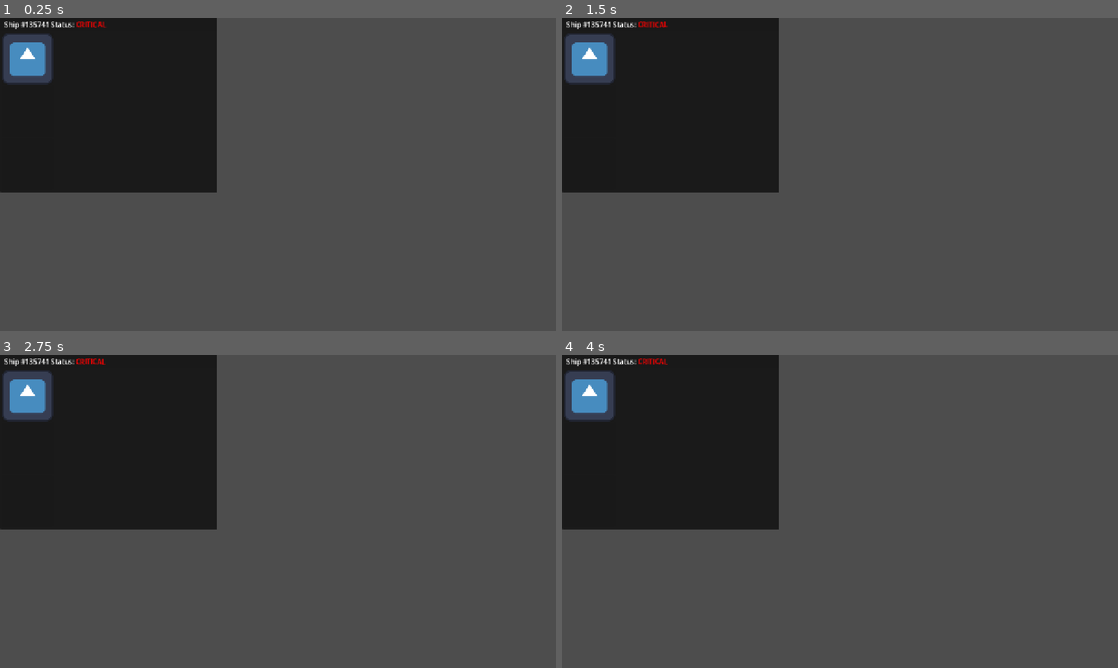
Above: before the commit, frames 1-4 (two rows, left to right).
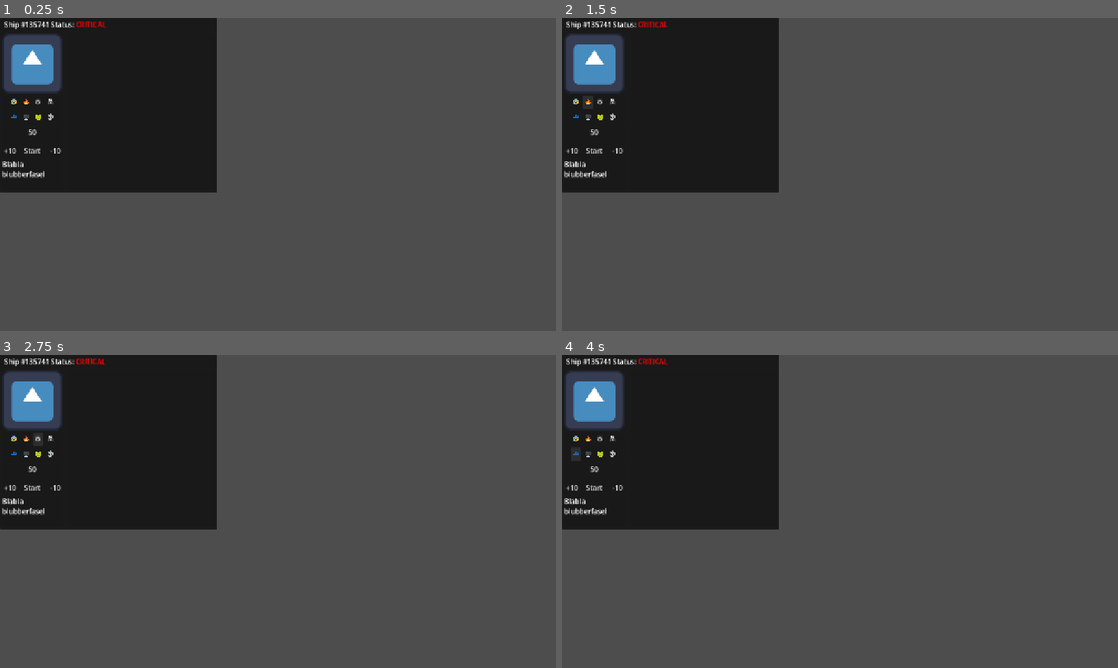
Above: after the commit, the same moments.

Repository: MisterIXI/godot-wildjam-98
Game: Godot game, scene res://scenes/window/window_test.tscn
The game is run twice, just before and just after one commit, with the same random seed, the same clock (stepped at 60 frames per second) and the same inputs. The project has no main scene, so this scene is started directly. The engine's default icon, where the game draws it, is replaced by a stand-in: a white triangle on a blue panel in a dark square.
Inputs (mouse positions are in pixels of both pictures, inside the frame that each line leads up to):
- Up to frame 1 (0.25 s): no input
- Up to frame 2 (1.5 s): click (573, 102) at 0.5 s, where only the run after the commit has a clickable "😰"; click (589, 102) at 1.25 s, where only the run after the commit has a clickable "🔥"
- Up to frame 3 (2.75 s): click (38, 439) at 2 s, where only the run after the commit has a clickable "⚙️"
- Up to frame 4 (4 s): click (612, 439) at 2.75 s, where only the run after the commit has a clickable "📠"; click (573, 455) at 3.5 s, where only the run after the commit has a clickable "💤"

The runs differ from the first frame. In frame 1, 1.5% of the frame differs, in the area x 0-11%, y 4-52%; in frame 2, 1.5%; in frame 3, 1.5%; in frame 4, 1.5%.

Commit message:
window base finished

Diff:
--- a/space-ship-support/scenes/window/window.tscn
+++ b/space-ship-support/scenes/window/window.tscn
@@ -24,20 +24,23 @@
 theme_override_constants/margin_right = 33
 theme_override_constants/margin_bottom = 3
 
-[node name="RichTextLabel" type="RichTextLabel" parent="TitleBar/MarginContainer" unique_id=357688698]
+[node name="TitleLabel" type="RichTextLabel" parent="TitleBar/MarginContainer" unique_id=357688698]
 layout_mode = 2
+mouse_filter = 1
 bbcode_enabled = true
 text = "Ship #135741 Status: [shake][color=red]CRITICAL[/color][/shake]"
 vertical_alignment = 1
 
 [node name="ContentMarginContainer" type="MarginContainer" parent="." unique_id=688489001]
 layout_mode = 1
-anchors_preset = 15
-anchor_right = 1.0
-anchor_bottom = 1.0
+anchors_preset = 5
+anchor_left = 0.5
+anchor_right = 0.5
+offset_left = -250.0
 offset_top = 30.0
+offset_right = 250.0
+offset_bottom = 400.0
 grow_horizontal = 2
-grow_vertical = 2
 
 [node name="HBoxContainer" type="HBoxContainer" parent="ContentMarginContainer" unique_id=325412495]
 layout_mode = 2
@@ -56,8 +59,9 @@
 [node name="CharacterPanel" type="PanelContainer" parent="ContentMarginContainer/HBoxContainer/InfoMarginContainer/InfoVBox" unique_id=2022405636]
 layout_mode = 2
 size_flags_vertical = 3
+size_flags_stretch_ratio = 2.0
 
-[node name="TextureRect" type="TextureRect" parent="ContentMarginContainer/HBoxContainer/InfoMarginContainer/InfoVBox/CharacterPanel" unique_id=1499784406]
+[node name="CharacterTexRect" type="TextureRect" parent="ContentMarginContainer/HBoxContainer/InfoMarginContainer/InfoVBox/CharacterPanel" unique_id=1499784406]
 layout_mode = 2
 texture = ExtResource("2_0osky")
 expand_mode = 2
@@ -66,12 +70,79 @@
 layout_mode = 2
 size_flags_vertical = 3
 
+[node name="GridContainer" type="GridContainer" parent="ContentMarginContainer/HBoxContainer/InfoMarginContainer/InfoVBox/DiagnosePanel" unique_id=603550398]
+layout_mode = 2
+size_flags_horizontal = 4
+columns = 4
+
+[node name="Button" type="Button" parent="ContentMarginContainer/HBoxContainer/InfoMarginContainer/InfoVBox/DiagnosePanel/GridContainer" unique_id=280462281]
+layout_mode = 2
+text = "😰"
+
+[node name="Button2" type="Button" parent="ContentMarginContainer/HBoxContainer/InfoMarginContainer/InfoVBox/DiagnosePanel/GridContainer" unique_id=2063615105]
+layout_mode = 2
+text = "🔥"
+
+[node name="Button3" type="Button" parent="ContentMarginContainer/HBoxContainer/InfoMarginContainer/InfoVBox/DiagnosePanel/GridContainer" unique_id=1324047331]
+layout_mode = 2
+text = "⚙️"
+
+[node name="Button4" type="Button" parent="ContentMarginContainer/HBoxContainer/InfoMarginContainer/InfoVBox/DiagnosePanel/GridContainer" unique_id=1854123135]
+layout_mode = 2
+text = "📠"
+
+[node name="Button5" type="Button" parent="ContentMarginContainer/HBoxContainer/InfoMarginContainer/InfoVBox/DiagnosePanel/GridContainer" unique_id=1173972872]
+layout_mode = 2
+text = "💤"
+
+[node name="Button6" type="Button" parent="ContentMarginContainer/HBoxContainer/InfoMarginContainer/InfoVBox/DiagnosePanel/GridContainer" unique_id=1396900626]
+layout_mode = 2
+text = "🖥️"
+
+[node name="Button7" type="Button" parent="ContentMarginContainer/HBoxContainer/InfoMarginContainer/InfoVBox/DiagnosePanel/GridContainer" unique_id=1343560927]
+layout_mode = 2
+text = "🐸"
+
+[node name="Button8" type="Button" parent="ContentMarginContainer/HBoxContainer/InfoMarginContainer/InfoVBox/DiagnosePanel/GridContainer" unique_id=1518309448]
+layout_mode = 2
+text = "👽"
+
+[node name="TimerPanel" type="PanelContainer" parent="ContentMarginContainer/HBoxContainer/InfoMarginContainer/InfoVBox" unique_id=1397449733]
+layout_mode = 2
+size_flags_vertical = 3
+
+[node name="TimeLeftLabel" type="Label" parent="ContentMarginContainer/HBoxContainer/InfoMarginContainer/InfoVBox/TimerPanel" unique_id=750560163]
+layout_mode = 2
+size_flags_horizontal = 4
+size_flags_vertical = 0
+size_flags_stretch_ratio = 3.0
+text = "50"
+
+[node name="TimerPlusButton" type="Button" parent="ContentMarginContainer/HBoxContainer/InfoMarginContainer/InfoVBox/TimerPanel" unique_id=259324543]
+layout_mode = 2
+size_flags_horizontal = 0
+size_flags_vertical = 8
+text = "+10"
+
+[node name="TimerPlayButton" type="Button" parent="ContentMarginContainer/HBoxContainer/InfoMarginContainer/InfoVBox/TimerPanel" unique_id=696707360]
+layout_mode = 2
+size_flags_horizontal = 4
+size_flags_vertical = 8
+text = "Start"
+
+[node name="TimerMinusButton" type="Button" parent="ContentMarginContainer/HBoxContainer/InfoMarginContainer/InfoVBox/TimerPanel" unique_id=29186565]
+layout_mode = 2
+size_flags_horizontal = 8
+size_flags_vertical = 8
+text = "-10"
+
 [node name="StatusPanel" type="PanelContainer" parent="ContentMarginContainer/HBoxContainer/InfoMarginContainer/InfoVBox" unique_id=599029278]
 layout_mode = 2
 size_flags_vertical = 3
 
 [node name="RichTextLabel" type="RichTextLabel" parent="ContentMarginContainer/HBoxContainer/InfoMarginContainer/InfoVBox/StatusPanel" unique_id=610134437]
 layout_mode = 2
+text = "Blabla blubberfasel"
 
 [node name="ModuleMarginContainer" type="MarginContainer" parent="ContentMarginContainer/HBoxContainer" unique_id=1476517635]
 layout_mode = 2
@@ -82,7 +153,10 @@
 theme_override_constants/margin_right = 5
 theme_override_constants/margin_bottom = 5
 
-[node name="ModuleGridContainer" type="GridContainer" parent="ContentMarginContainer/HBoxContainer/ModuleMarginContainer" unique_id=745455346]
+[node name="PanelContainer" type="PanelContainer" parent="ContentMarginContainer/HBoxContainer/ModuleMarginContainer" unique_id=861031286]
+layout_mode = 2
+
+[node name="ModuleGridContainer" type="GridContainer" parent="ContentMarginContainer/HBoxContainer/ModuleMarginContainer/PanelContainer" unique_id=745455346]
 layout_mode = 2
 
 [connection signal="gui_input" from="TitleBar" to="." method="_on_title_bar_gui_input"]
